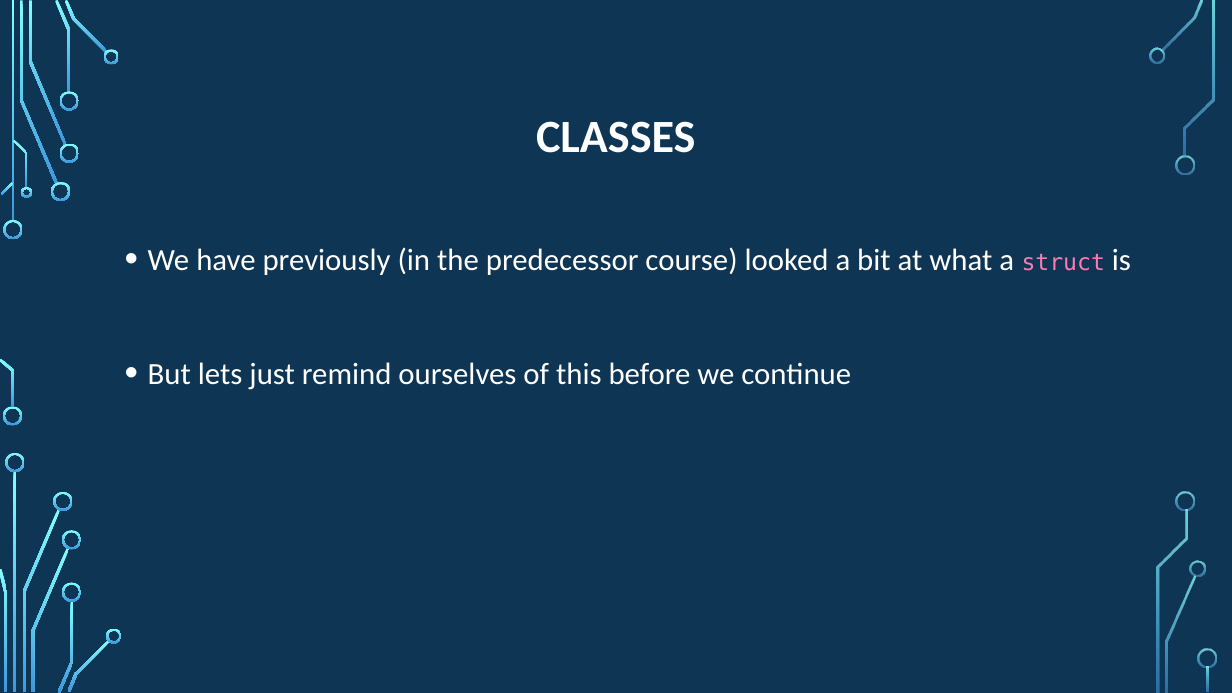
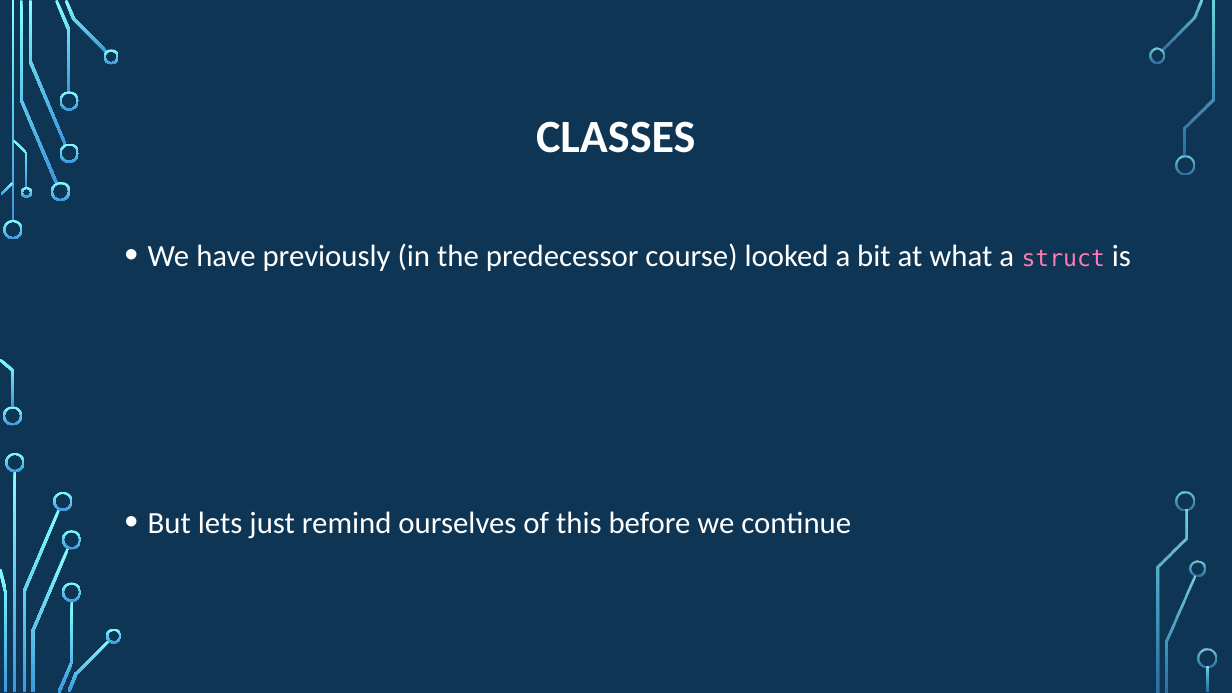
Before and after one commit to psypdt/Advanced_Summer_Course, a slide deck: slide 4 of Day4/Day_4.pptx. Drawn at 1232x693 pixels with LibreOffice and Linux fonts; fonts in the diff are those of the drawing; background and template pictures are left out. Boxes give left, top, right and bottom in pixels: in the first picture for what was removed or moved away, otherwise in the second. Text is boxed around its words. In the diff, an @@ line names an element or a change of style, - is before the commit and + after.

```diff
--- a/Day4/Day_4.pptx
+++ b/Day4/Day_4.pptx
@@ text "We have previously (in the ..." at [148, 243, 1131, 539]: line spacing 1.2 to 1.1 @@
```
Also in this commit, not shown: 11 other slides changed, 2 slides added, 1 slide removed, 1 other file.
